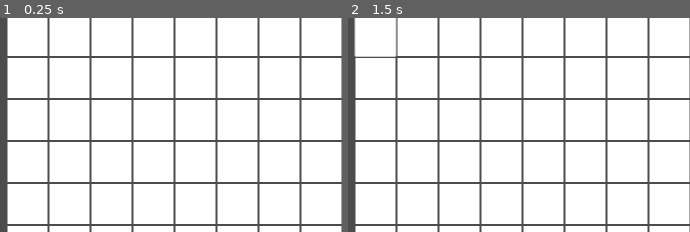
Above: before the commit, frames 1-2 (left to right).
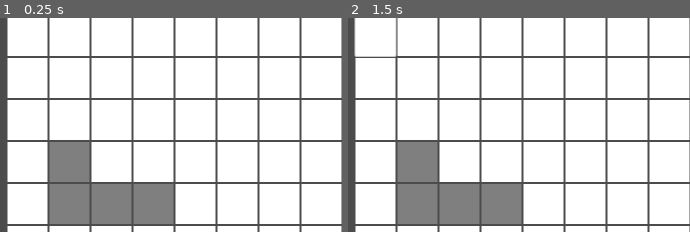
Above: after the commit, the same moments.

Repository: Chthonic-Studio/inner-grid
Game: Godot game, scene res://Scenes/level.tscn
The game is run twice, just before and just after one commit, with the same random seed, the same clock (stepped at 60 frames per second) and the same inputs. Before the commit the project has no main scene; this scene is started directly in both runs.
Inputs (mouse positions are % of the whole screen's width and height, from its top left):
- Up to frame 1 (0.25 s): no input
- Up to frame 2 (1.5 s): click (4, 6) at 0.52 s; click (4, 6) at 1.27 s
The pictures show only the part of the screen within x 0-50%, y 2-52%; the shares and areas given below are measured in that part.

The runs differ from the first frame. In frame 1, 9.0% of the frame differs, in the area x 14-51%, y 57-97%; in frame 2, 9.0%.

Commit message:
Add LevelResource system and integrate per-tile data
Introduces LevelResource as a custom Resource for level-wide and per-tile configuration, including blocked tiles and tile properties. Updates level.tscn and level.gd to use LevelResource for grid setup, and refactors tile.gd to support new per-tile setup and properties. Adds a test level resource and sets the main scene in project.godot.

Diff:
--- a/Scenes/level.tscn
+++ b/Scenes/level.tscn
@@ -1,8 +1,9 @@
-[gd_scene load_steps=6 format=3 uid="uid://tgyr7hgqhaqn"]
+[gd_scene load_steps=7 format=3 uid="uid://tgyr7hgqhaqn"]
 
 [ext_resource type="PackedScene" uid="uid://wqgmmnqbiwuv" path="res://Scenes/tile.tscn" id="1_tumq0"]
 [ext_resource type="Script" uid="uid://crjsxqm26ndkg" path="res://Scripts/level.gd" id="1_wqkje"]
 [ext_resource type="Script" uid="uid://cwdq7u6s27bb" path="res://Scripts/Managers/economy_manager.gd" id="2_0f350"]
+[ext_resource type="Resource" uid="uid://cen4fm0os488p" path="res://Scripts/Levels/test_level.tres" id="3_0f350"]
 [ext_resource type="Script" uid="uid://ci137qbi7m01a" path="res://Scripts/Managers/blight_manager.gd" id="3_8c0lf"]
 [ext_resource type="Script" uid="uid://cxisjwiqw244t" path="res://Scripts/Managers/narrative_manager.gd" id="4_754fn"]
 
@@ -22,6 +23,7 @@
 GameViewport = NodePath("GameViewport")
 GameGrid = NodePath("GameViewport/GameGrid")
 tile_scene = ExtResource("1_tumq0")
+level_resource = ExtResource("3_0f350")
 
 [node name="EconomyManager" type="Node" parent="."]
 script = ExtResource("2_0f350")
--- /dev/null
+++ b/Scripts/Levels/level_resource.gd
@@ -0,0 +1,14 @@
+class_name LevelResource extends Resource
+
+@export_category("Level-wide Properties")
+@export var blight_speed: float = 1.0
+@export var resource_target: int = 100
+
+@export_category("Tile-specific Arrays")
+@export var blocked_tiles: Array[Vector2i] = []
+@export var initial_blight_tiles: Array[Vector2i] = []
+@export var tile_blight_resistance: Dictionary = {} # {(row, col): resistance}
+@export var tile_dps_effect: Dictionary = {}        # {(row, col): dps}
+@export var tile_special: Dictionary = {}           # {(row, col): special_effect}
+
+# Add more fields as needed for future per-tile properties
--- /dev/null
+++ b/Scripts/Levels/test_level.tres
@@ -0,0 +1,8 @@
+[gd_resource type="Resource" script_class="LevelResource" load_steps=2 format=3 uid="uid://cen4fm0os488p"]
+
+[ext_resource type="Script" uid="uid://dhhta8v24dclb" path="res://Scripts/Levels/level_resource.gd" id="1_dhy0h"]
+
+[resource]
+script = ExtResource("1_dhy0h")
+blocked_tiles = Array[Vector2i]([Vector2i(3, 1), Vector2i(4, 1), Vector2i(4, 2), Vector2i(4, 3)])
+metadata/_custom_type_script = "uid://dhhta8v24dclb"
--- a/Scripts/level.gd
+++ b/Scripts/level.gd
@@ -15,11 +15,42 @@
 @export_category("Tile Scene")
 @export var tile_scene : PackedScene
 
+@export_category("Level Resource")
+@export var level_resource: Resource = null ## --- LEVEL DATA (for testing override)
+
 var win_condition : int
+const GRID_COLS := 16
+const GRID_ROWS := 10
 
 # Called when the node enters the scene tree for the first time.
 func _ready() -> void:
-	pass # Replace with function body.
+	# 1. Get level configuration from LevelManager or exported override
+	if level_resource == null:
+		level_resource = LevelManager.get_current_level_resource()
+		if level_resource == null:
+			level_resource = preload("res://Scripts/Levels/level_resource.gd").new() # Blank fallback
+
+	# 2. Purge old tiles (for editor/test safety)
+	for child in GameGrid.get_children():
+		GameGrid.remove_child(child)
+		child.queue_free()
+
+	# 3. Build grid
+	for row in GRID_ROWS:
+		for col in GRID_COLS:
+			var pos = Vector2i(row, col)
+			var tile = tile_scene.instantiate()
+			tile.name = "Tile_%d_%d" % [row, col]
+			# Per-tile data
+			var blocked = level_resource.blocked_tiles.has(pos)
+			var blight_resist = level_resource.tile_blight_resistance.get(pos, 0.0)
+			var dps = level_resource.tile_dps_effect.get(pos, 0.0)
+			var special = level_resource.tile_special.get(pos, null)
+			tile.setup(row, col, blocked, blight_resist, dps, special)
+			GameGrid.add_child(tile)
+
+	# 4. Set win condition
+	win_condition = level_resource.resource_target
 
 func request_placement() -> void:
 	pass
--- a/Scripts/tile.gd
+++ b/Scripts/tile.gd
@@ -9,18 +9,52 @@
 @export var node_scene : PackedScene
 
 @export_category("Tile Status")
-@export var grid_position : int
+@export var row : int
+@export var col : int
 @export var blocked : bool
+@export var blight_resistance: float = 0.0
+@export var dps_effect: float = 0.0
 @export var has_node : bool
 @export var has_blight: bool
 @export var blight_value: int = 0
 
-@onready var tile_button = $TileButton
+#@onready var tile_button = $TileButton
 var local_node : GameNode
 
-# Called when the node enters the scene tree for the first time.
 func _ready() -> void:
+	var tile_button = $TileButton
+	tile_button.pressed.connect(_on_tile_button_pressed)
 	pass # Replace with function body.
+
+func setup(row_: int, col_: int, blocked_: bool, blight_resist_: float, dps_: float, special_: Variant) -> void:
+	row = row_
+	col = col_
+	blocked = blocked_
+	blight_resistance = blight_resist_
+	dps_effect = dps_
+	name = "Tile_%d_%d" % [row, col]
+
+	if blocked:
+		tile_blocked()
+		# Optionally, disable visuals/interactivity here
+	else:
+		pass
+		# Connect input signals as needed for active tiles
+		#tile_button.pressed.connect(_on_tile_button_pressed)
+
+func tile_blocked() -> void:
+	var tile_button = $TileButton
+	tile_button.disabled = true
+	var tex = $TileTexture
+	if tex:
+		tex.modulate = Color(0.5,0.5,0.5,1.0)
+
+func _on_tile_button_pressed() -> void:
+	# Only process if not blocked
+	if blocked:
+		return
+	# Emit signal for placement request, etc.
+	request_placement.emit(self, Vector2i(row, col))
 
 func on_tile_input( input : InputEvent ) -> void:
 	pass
--- a/project.godot
+++ b/project.godot
@@ -11,6 +11,7 @@
 [application]
 
 config/name="Inner Grid"
+run/main_scene="uid://tgyr7hgqhaqn"
 config/features=PackedStringArray("4.5", "GL Compatibility")
 config/icon="res://icon.svg"
 
Not shown, added: Scripts/Levels/level_resource.gd.uid
